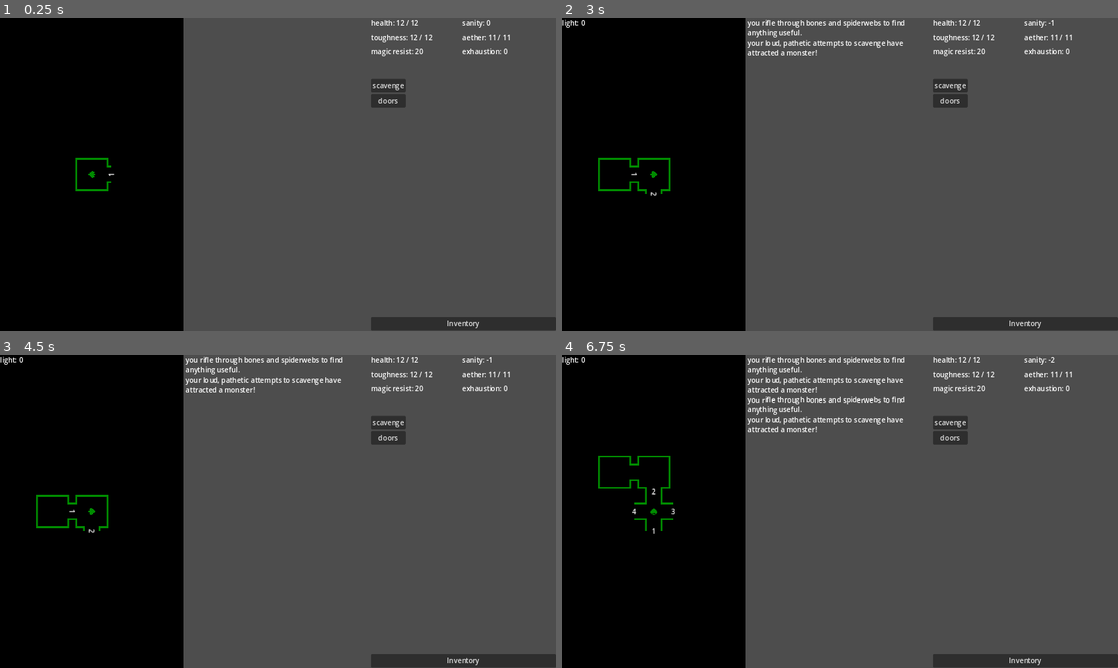
Above: before the commit, frames 1-4 (two rows, left to right).
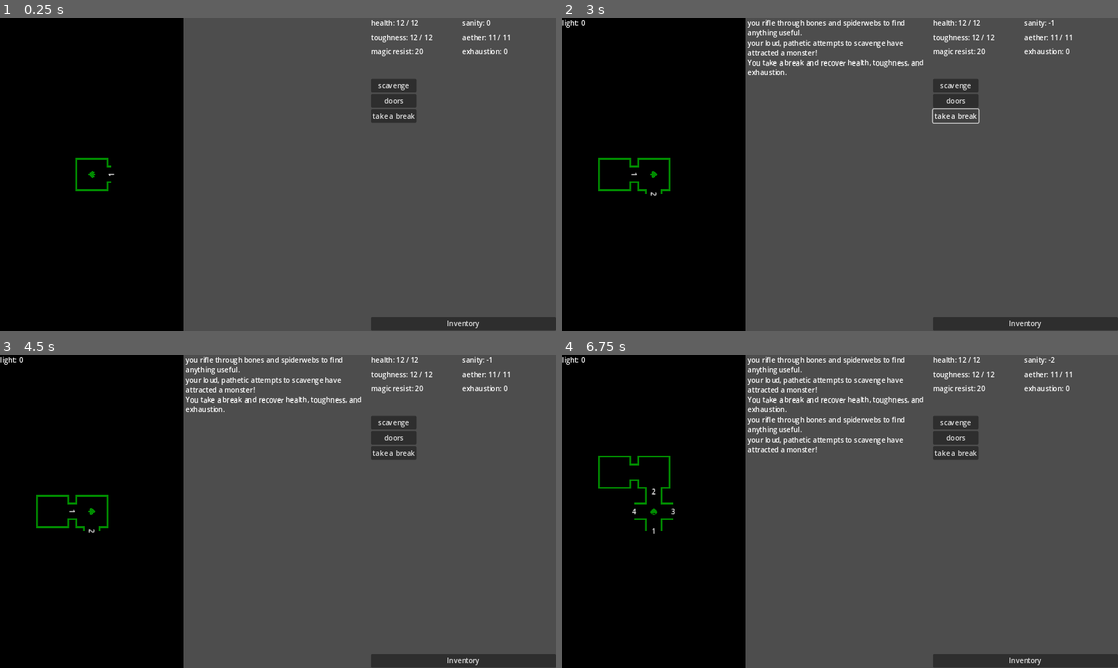
Above: after the commit, the same moments.

Repository: rainbowd-ash/ker_nethalas
Game: Godot game, scene res://globals/game.tscn
Two runs of this game, one before a commit and one after it. Both use one fixed random seed, a clock stepped at 60 frames per second and the inputs below.
Inputs (mouse positions are in pixels of both pictures, inside the frame that each line leads up to):
- Up to frame 1 (0.25 s): no input
- Up to frame 2 (3 s): click "scavenge" at 0.5 s; click "doors" at 1.25 s; click "move through door 1" at 2 s; click (956, 115) at 2.75 s, where only the run after the commit has a clickable "take a break"
- Up to frame 3 (4.5 s): click "Inventory" at 3.5 s; click "back" at 4.25 s
- Up to frame 4 (6.75 s): click "scavenge" at 5 s; click "doors" at 5.75 s; click "move through door 2" at 6.5 s

The runs differ from the first frame. In frame 1, 0.6% of the frame differs, in the area x 66-75%, y 19-34%; in frame 2, 0.8%; in frame 3, 1.0%; in frame 4, 1.8%, in the area x 33-75%, y 13-34%.

Commit message:
takin a break
remember, no rush! just take it easy.

Diff:
--- a/character/character.gd
+++ b/character/character.gd
@@ -38,23 +38,35 @@
 		var output_string = "you take %d %s damage" % [attack.damage.amount, Damage.damage_types.keys()[attack.damage.damage_type]]
 		if attack.location:
 			output_string += " to the %s" % [attack.location.title]
-		var remaining_damage : int = attack.damage.amount
 		SignalBus.chat_log.emit(output_string + "!")
-		if remaining_damage >= attributes.toughness:
-			remaining_damage -= attributes.toughness
-			attributes.toughness = 0
-		else:
-			attributes.toughness -= remaining_damage
-			remaining_damage = 0
-		if remaining_damage:
-			attributes.health -= remaining_damage
-			remaining_damage = 0
-		death_check()
+		take_damage(attack)
 	return
 
-func death_check():
-	if attributes.health == 0:
-		SignalBus.chat_log.emit("YOU DIED")
+func take_damage(attack : Attack):
+	var damage : int = attack.damage.amount
+	if damage >= attributes.toughness:
+		damage -= attributes.toughness
+		attributes.toughness = 0
+	else:
+		attributes.toughness -= damage
+		damage = 0
+	if damage:
+		attributes.health -= damage
+		damage = 0
+	if attributes.health <= 0:
+		SignalBus.chat_log.emit("\n\n\n\nYOU DIED\n\n\n\n")
+
+func recover_health(amount : int):
+	attributes.health += amount
+	attributes.health = clamp(attributes.health, 0, attributes.max_health)
+
+func recover_toughness(amount : int):
+	attributes.toughness += amount
+	attributes.toughness = clamp(attributes.toughness, 0, attributes.max_toughness)
+
+func recover_exhaustion(amount : int):
+	attributes.exhaustion -= amount
+	attributes.exhaustion = clamp(attributes.exhaustion, 0, 99)
 
 func light_check() -> void:
 	if gear.equipped_light.light_remaining():
--- a/dice/usage_die.gd
+++ b/dice/usage_die.gd
@@ -34,3 +34,13 @@
 			return false
 	else:
 		return false
+
+func shrink():
+	if current_size == 0:
+		return
+	current_size -= 1
+
+func grow():
+	if current_size == base_size:
+		return
+	current_size += 1
--- a/dungeon/dungeon.gd
+++ b/dungeon/dungeon.gd
@@ -12,7 +12,13 @@
 
 func list_actions():
 	var actions = current_room().get_actions()
+	var take_break = Action.new(self, "take a break")
+	actions.append(take_break)
 	Router.actions_ui.list_actions(actions)
+
+func do_action(action_key : String):
+	if action_key == "take a break":
+		take_break()
 
 func current_room() -> Room:
 	return pawn.get_parent()
@@ -81,3 +87,11 @@
 	# roll to see if combat happens
 	# if so, roll a monster
 	get_node("/root/Game").start_combat()
+
+func take_break():
+	SignalBus.chat_log.emit("You take a break and recover health, toughness, and exhaustion.")
+	Character.recover_toughness(Dice.roll("1d10"))
+	Character.recover_health(1)
+	Character.recover_exhaustion(2)
+	SignalBus.burn_light.emit(5) # TODO: how to handle taking a break with <5 light remaining?
+	tension_die.shrink() # TODO: how to handle tension die shrinking when already at min size?
--- a/globals/game.tscn
+++ b/globals/game.tscn
@@ -130,7 +130,7 @@
 
 [node name="SubViewport" type="SubViewport" parent="Ui/Dungeon_Chat/DungeonWindow"]
 handle_input_locally = false
-size = Vector2i(423, 720)
+size = Vector2i(2, 2)
 render_target_update_mode = 4
 
 [node name="Dungeon" parent="Ui/Dungeon_Chat/DungeonWindow/SubViewport" instance=ExtResource("6_glx83")]
--- a/globals/signal_bus.gd
+++ b/globals/signal_bus.gd
@@ -24,3 +24,8 @@
 signal attack(values : Attack)
 signal monster_picked(monster : Monster)
 signal part_picked(part : BodyPart)
+
+# emitted by something that wants to force the equipped lightsource to diminish
+	# take a break
+	# some growing darkness table events
+signal burn_light(amount : int)
--- a/tables/equipments/torch.gd
+++ b/tables/equipments/torch.gd
@@ -1,11 +1,12 @@
 extends Equipment
 class_name Torch
 
-var turns_remaining : int = 2
+var turns_remaining : int = 20
 
 func _ready() -> void:
 	SignalBus.new_room_rolls_finished.connect(_on_room_rolls_finished)
 	SignalBus.room_reentered.connect(_on_room_rolls_finished)
+	SignalBus.burn_light.connect(_on_force_burn)
 
 func _init():
 	title = "torch"
@@ -17,6 +18,11 @@
 func _on_room_rolls_finished() -> void:
 	if equipped():
 		burn_torch()
+
+func _on_force_burn(amount : int):
+	if equipped():
+		for i in range(0, amount):
+			burn_torch()
 
 func equipped() -> bool:
 	if get_parent() is GearSlot:
Renamed: types/action.gd -> globals/action.gd
